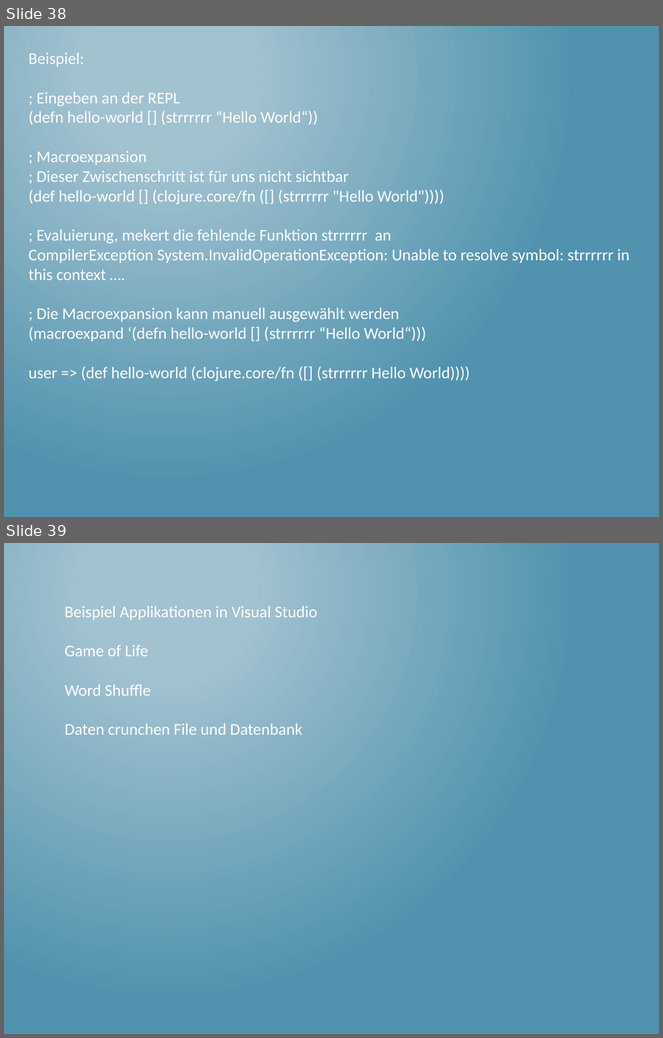
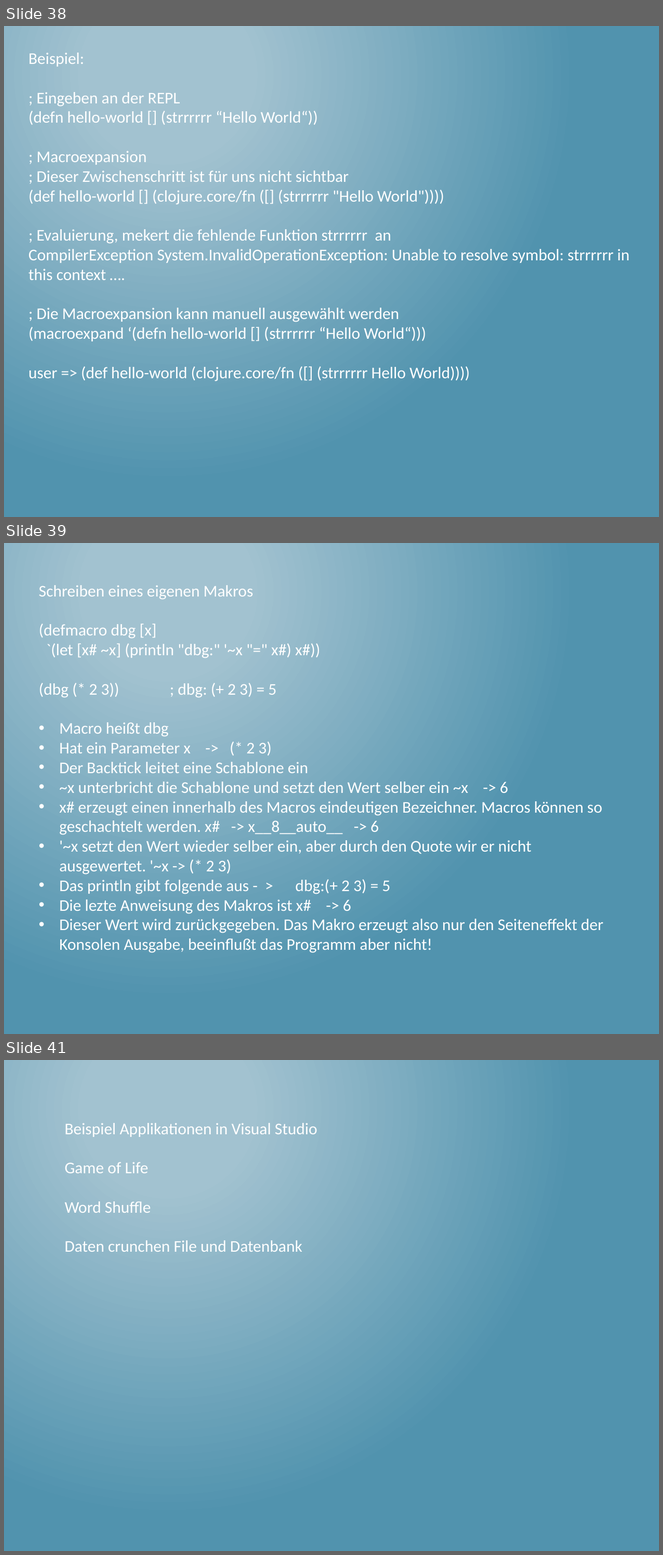
Before and after one commit to thomasschulte/ClojureUsergroupDemo, a slide deck: Clojure Vortrag .NET User Group.pptx. Shown one above the other, each under a label of ours: slides 38 and 39 before the commit, slides 38, 39 and 41 after it; the slides between them are not shown. The pictures are 663x1038 and 663x1555 pixels, drawn with LibreOffice and Linux fonts; fonts in the diff are those of the drawing. Boxes give left, top, right and bottom in pixels: in the first picture for what was removed or moved away, otherwise in the second. Text is boxed around its words. In the diff, an @@ line names an element or a change of style, - is before the commit and + after.

Commit message:
New slides regarding macros

```diff
--- a/Clojure Vortrag .NET User Group.pptx
+++ b/Clojure Vortrag .NET User Group.pptx
@@ slide 39 added at (x1=4, y1=543, x2=659, y2=1034), background gradient #A3C3D1 to #5194AF @@
@@ text added at (x1=39, y1=585, x2=604, y2=953), 18 pt, text #FFFFFF @@
+Schreiben eines eigenen Makros
+(defmacro dbg [x]
+`(let [x# ~x] (println "dbg:" '~x "=" x#) x#))
+(dbg (* 2 3)) ; dbg: (+ 2 3) = 5
+• Macro heißt dbg
+• Hat ein Parameter x -> (* 2 3)
+• Der Backtick leitet eine Schablone ein
+• ~x unterbricht die Schablone und setzt den Wert selber ein ~x -> 6
+• x# erzeugt einen innerhalb des Macros eindeutigen Bezeichner. Macros können so geschachtelt werden. x# -> x__8__auto__ -> 6
+• '~x setzt den Wert wieder selber ein, aber durch den Quote wir er nicht ausgewertet. '~x -> (* 2 3)
+• Das println gibt folgende aus - > dbg:(+ 2 3) = 5
+• Die lezte Anweisung des Makros ist x# -> 6
+• Dieser Wert wird zurückgegeben. Das Makro erzeugt also nur den Seiteneffekt der Konsolen Ausgabe, beeinflußt das Programm aber nicht!
@@ what was slide 39 is now slide 41 @@
```
Also in this commit, not shown: 1 slide changed, 2 other slides added.
